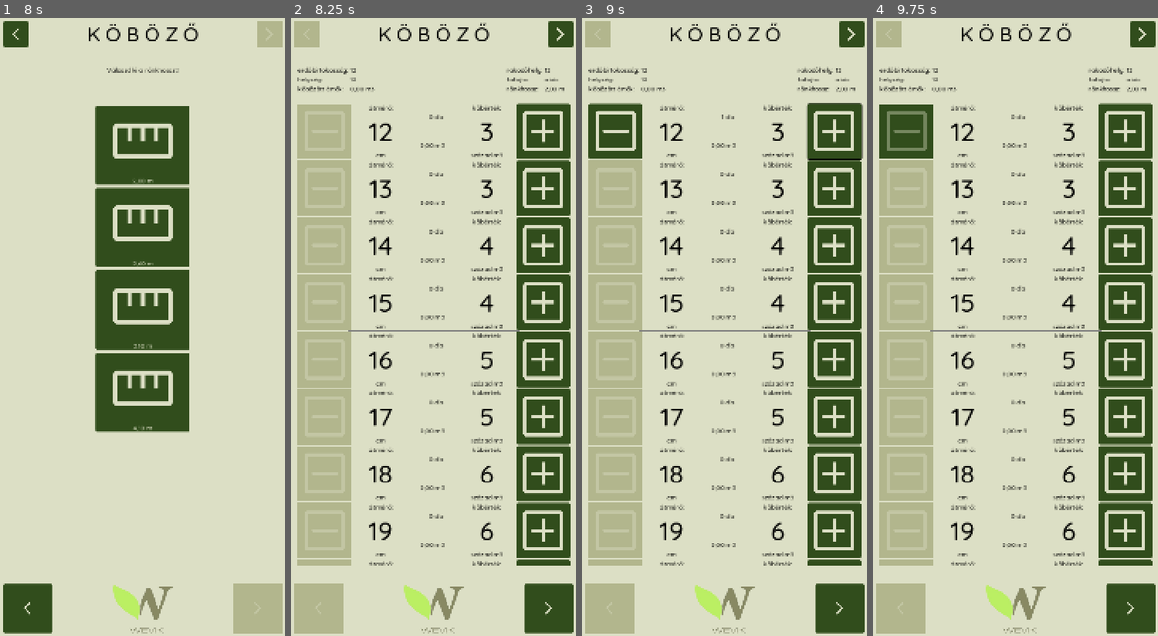
Above: before the commit, frames 1-4 (left to right).
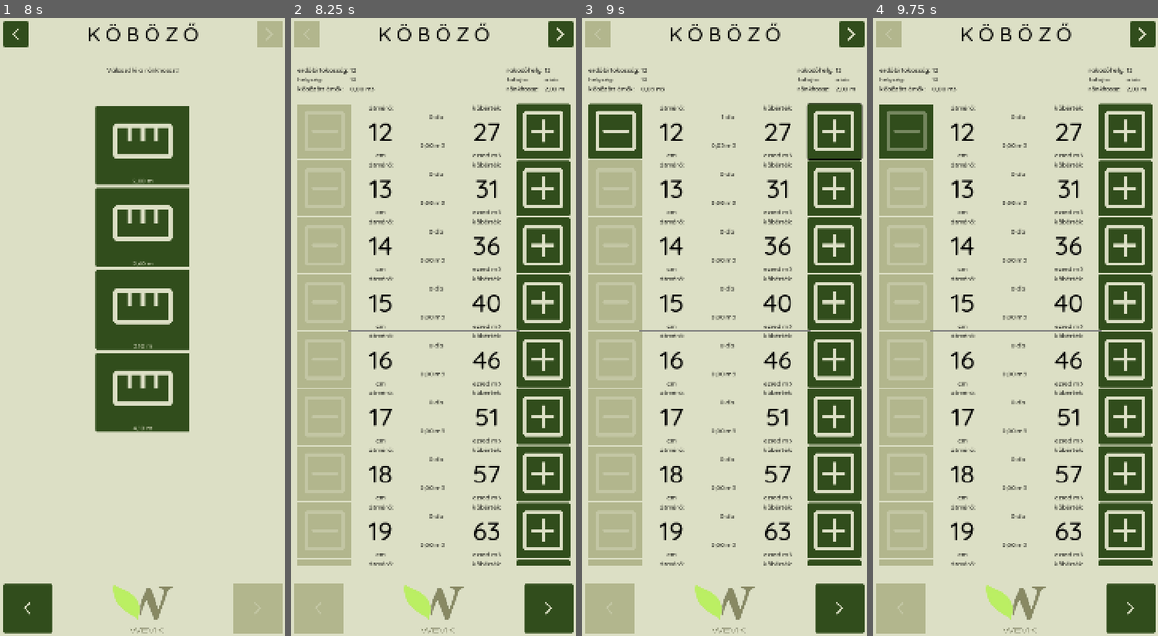
Above: after the commit, the same moments.

Repository: rolika/kob_g
Game: Godot game, scene res://main.tscn
Two runs of this game, one before a commit and one after it. Both use one fixed random seed, a clock stepped at 60 frames per second and the inputs below.
Inputs (mouse positions are in pixels of both pictures, inside the frame that each line leads up to):
- Up to frame 1 (8 s): click (267, 36) at 0.52 s; click (159, 160) at 1.27 s; type "12" at 1.35 s; click (159, 215) at 1.5 s; type "12" at 1.58 s; click (159, 271) at 1.73 s; type "12" at 1.82 s; click (159, 327) at 2.02 s; type "12" at 2.1 s; click "század" at 2.75 s; click "ezred" at 3.5 s; click "század" at 4.25 s; click "ezred" at 5 s; click (142, 605) at 5.75 s; click (267, 36) at 6.52 s; click "akác" at 7.25 s
- Up to frame 2 (8.25 s): click "2,00 m" at 8 s
- Up to frame 3 (9 s): click (832, 129) at 8.77 s
- Up to frame 4 (9.75 s): click (907, 129) at 9.5 s

Frame 1 is identical in both runs. In frame 2, 1.5% of the frame differs, in the area x 62-75%, y 16-88%; in frame 3, 1.6%, in the area x 24-75%, y 11-88%; in frame 4, 1.5%.

Commit message:
correct two digit calculation

Diff:
--- a/scripts/pile.gd
+++ b/scripts/pile.gd
@@ -16,7 +16,7 @@
 var counter: Dictionary[int, int]
 var index: int = 0
 var timestamp: int = int(Time.get_unix_time_from_system())
-var labeling_precision: int = Precision.TWO_DIGITS
+var labeling_precision: int = Precision.THREE_DIGITS
 var calculation_precision: int = Precision.TWO_DIGITS
 var volume_format: String = TWO_DIGIT_FMT if calculation_precision == Precision.TWO_DIGITS else THREE_DIGIT_FMT
 var length_format: String = TWO_DIGIT_FMT
@@ -46,7 +46,10 @@
         counter[cube] = 0
 
 func get_volume(cube: int) -> float:
-    return get_precision_cube_value(cube) * counter[cube] * STORED_DATA_PRECISION
+    var cube_value: int = get_precision_cube_value(cube, calculation_precision)
+    if calculation_precision == Precision.TWO_DIGITS:
+        cube_value *= 10
+    return cube_value * counter[cube] * STORED_DATA_PRECISION
 
 func get_total_volume() -> float:
     var total_volume = 0.0
@@ -111,14 +114,14 @@
     return translate_decimal(length_, length_format) + " m"
 
 func get_cube_label_text(cube: int) -> String:
-    return str(get_precision_cube_value(cube))
+    return str(get_precision_cube_value(cube, labeling_precision))
 
 func get_precision_label() -> String:
     return "század" if labeling_precision == Precision.TWO_DIGITS else "ezred"
 
-func get_precision_cube_value(cube: int) -> int:
-    # data is stored with 3 digits precision, converse only if two digits precision is set
-    if labeling_precision == Precision.TWO_DIGITS:
+func get_precision_cube_value(cube: int, precision: int) -> int:
+    # data is stored with 3 digits precision, converse only if 2 digits precision is set
+    if precision == Precision.TWO_DIGITS:
         var integer_part: int = cube / 10
         if cube % 10 >= 5:
             integer_part += 1
